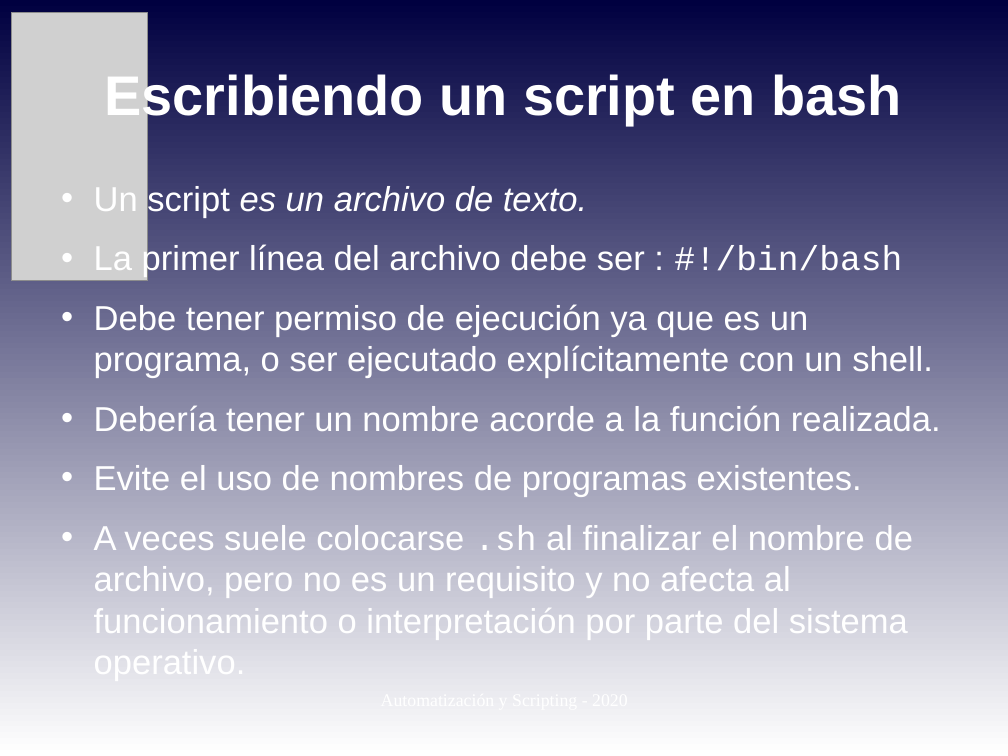
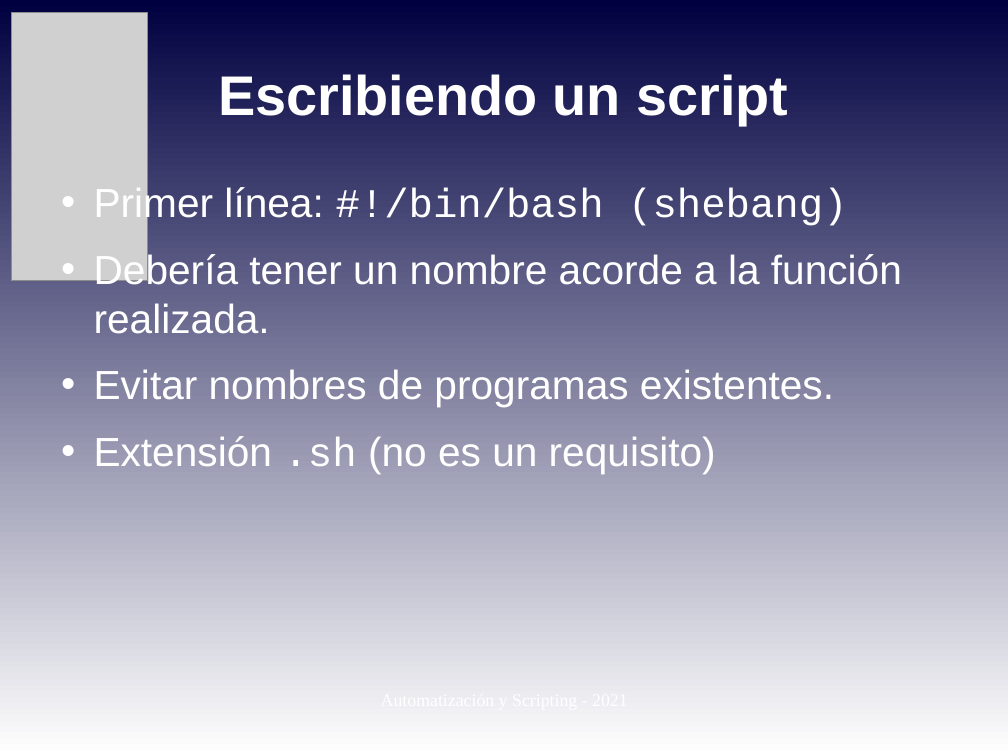
Before and after one commit to niniadcobre/-AutoyScripting, a slide deck: slide 5 of clases/AYS_clase02.odp (slide 7 before the commit). Drawn at 1008x756 pixels with LibreOffice and Linux fonts; fonts in the diff are those of the drawing; grey boxes stand for pictures. Boxes give left, top, right and bottom in pixels: in the first picture for what was removed or moved away, otherwise in the second. Text is boxed around its words. In the diff, an @@ line names an element or a change of style, - is before the commit and + after.

```diff
--- a/clases/AYS_clase02.odp
+++ b/clases/AYS_clase02.odp
@@ title at [218, 74, 789, 125]: text changed @@
-Escribiendo un script en bash
+Escribiendo un script
@@ text at [94, 185, 847, 226]: text changed; size 27.2 to 32 pt; font Arial to Courier New @@
-• Un script es un archivo de texto.
-• La primer línea del archivo debe ser : #!/bin/bash
-• Debe tener permiso de ejecución ya que es un programa, o ser ejecutado explícitamente con un shell.
+• Primer línea: #!/bin/bash (shebang)
@@ text at [94, 252, 902, 334]: size 27.2 to 32 pt in "Debería tener un nombre acorde a la ..." @@
@@ text at [94, 369, 834, 474]: text changed; size 27.2 to 32 pt @@
-• Evite el uso de nombres de programas existentes.
-• A veces suele colocarse .sh al finalizar el nombre de archivo, pero no es un requisito y no afecta al funcionamiento o interpretación por parte del sistema operativo.
+• Evitar nombres de programas existentes.
+• Extensión .sh (no es un requisito)
```
Also in this commit, not shown: 9 other slides changed, 1 slide added, 2 other files.
